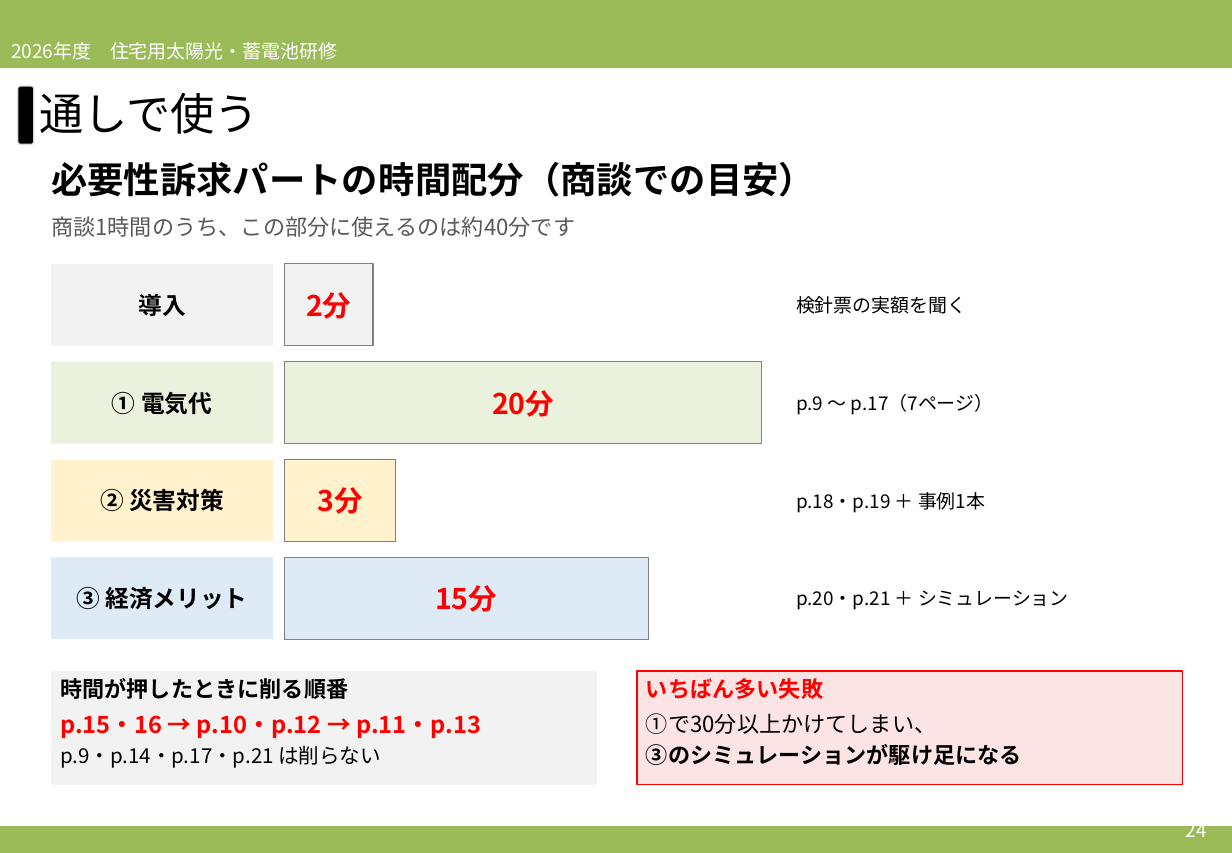
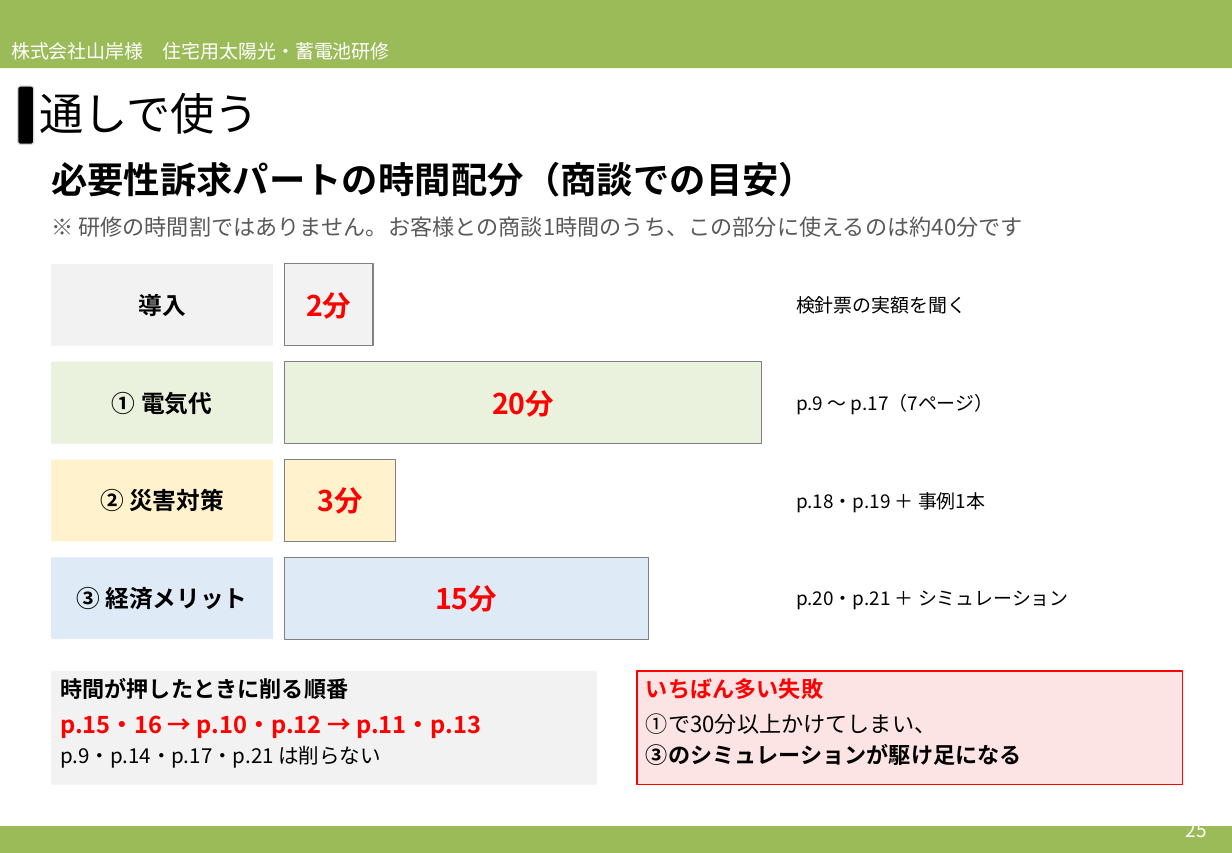
Before and after one commit to soshiro-iki-sys/-, a slide deck: slide 25 of slides/2026営業研修_必要性訴求パート_アプローチブックの伝え方.pptx (slide 24 before the commit). Drawn at 1232x853 pixels with LibreOffice and Linux fonts; fonts in the diff are those of the drawing. Boxes give left, top, right and bottom in pixels: in the first picture for what was removed or moved away, otherwise in the second. Text is boxed around its words. In the diff, an @@ line names an element or a change of style, - is before the commit and + after.

```diff
--- a/slides/2026営業研修_必要性訴求パート_アプローチブックの伝え方.pptx
+++ b/slides/2026営業研修_必要性訴求パート_アプローチブックの伝え方.pptx
@@ text at box(11, 42, 390, 60): text changed @@
-2026年度 住宅用太陽光・蓄電池研修
+株式会社山岸様 住宅用太陽光・蓄電池研修
@@ text at box(78, 216, 1022, 237): text changed @@
-商談1時間のうち、この部分に使えるのは約40分です
+※ 研修の時間割ではありません。お客様との商談1時間のうち、この部分に使えるのは約40分です
@@ text at box(1186, 818, 1207, 837): text changed @@
-24
+25
```
Also in this commit, not shown: 27 other slides changed, 1 slide added, 2 other files.
